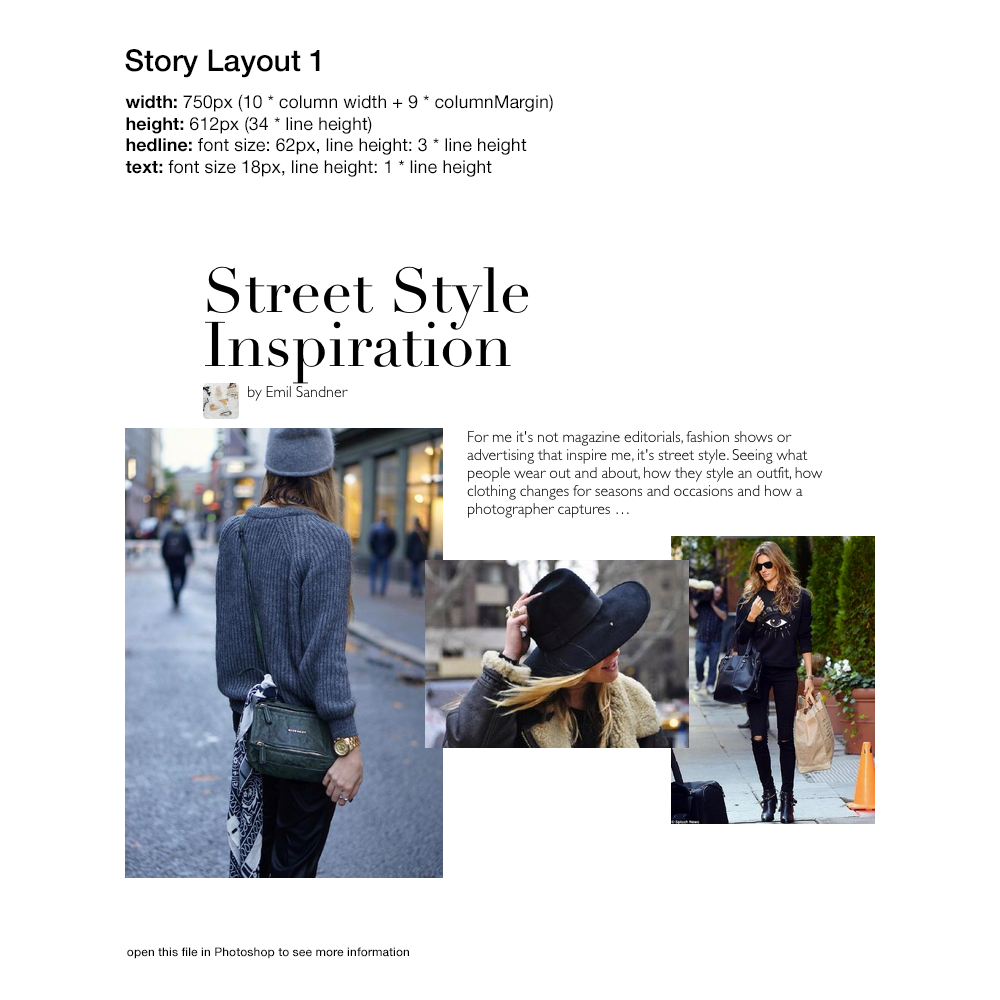
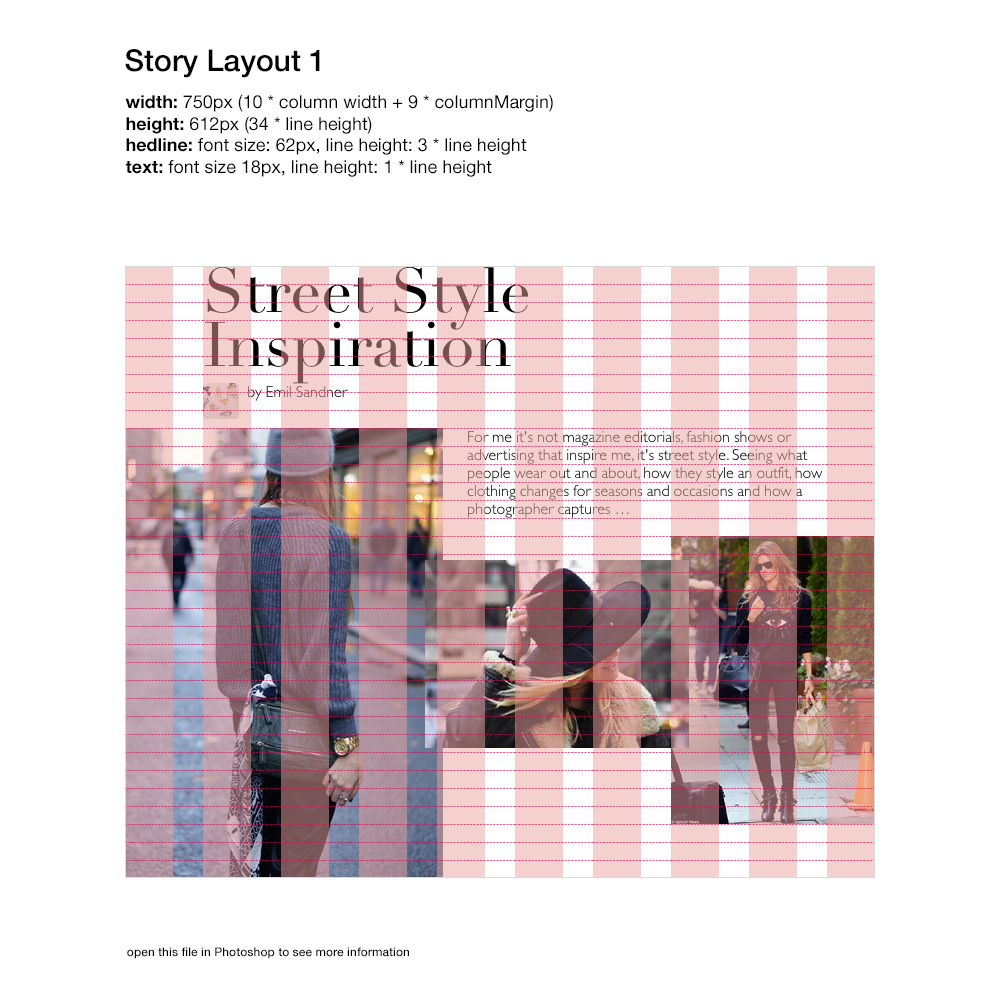
Comparing the layer stacks of the two 1000x1000 images. Changes:
showed "Story container" over [125, 266, 875, 878]
showed "Grid" over [125, 266, 875, 878]
